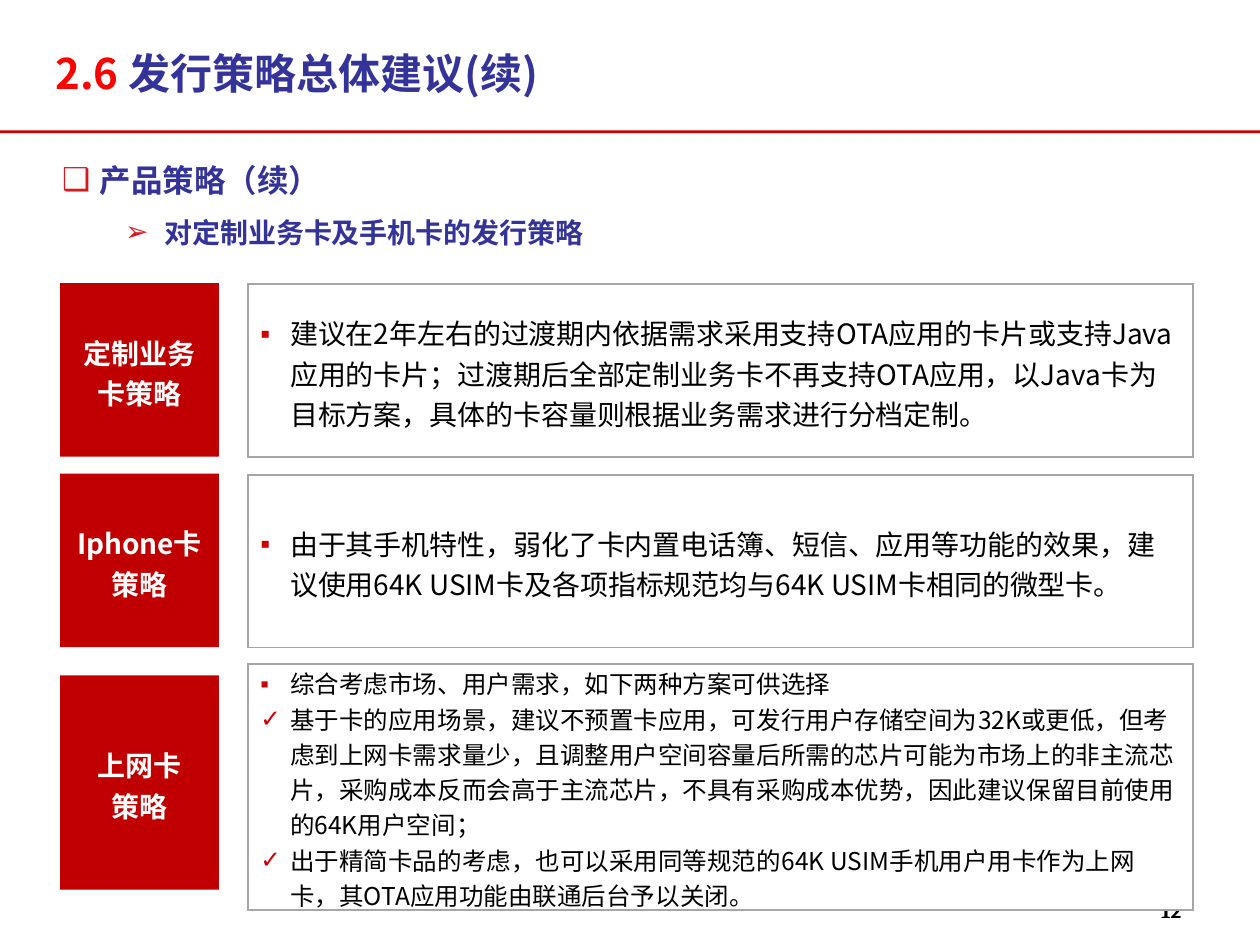
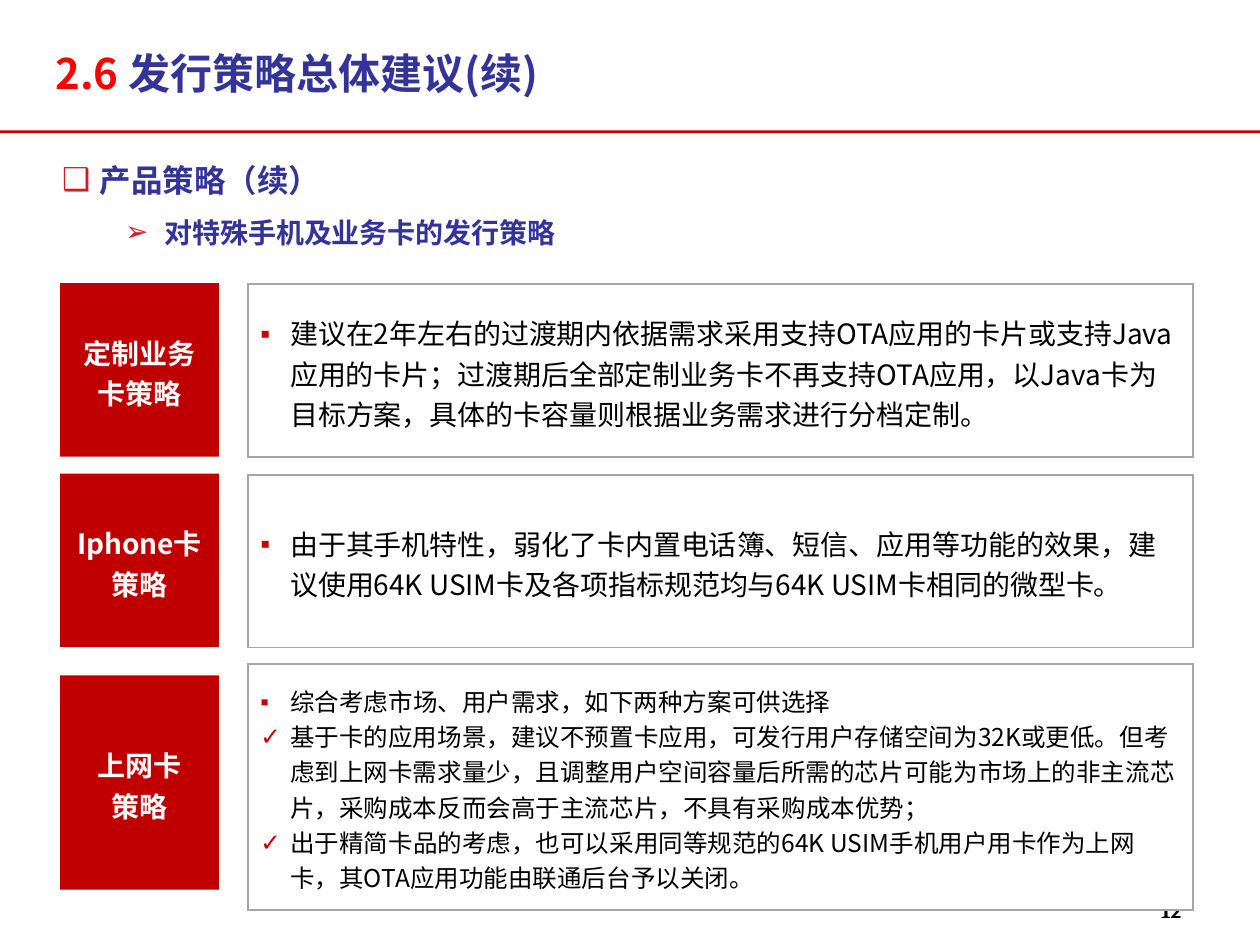
Before and after one commit to momo1101/unicardsrch, a slide deck: slide 12 of 软课题文本/软课题-中国联通电信卡业务及策略研究.ppt. Drawn at 1260x945 pixels with LibreOffice and Linux fonts; fonts in the diff are those of the drawing; background and template pictures are left out. Boxes give left, top, right and bottom in pixels: in the first picture for what was removed or moved away, otherwise in the second. Text is boxed around its words. In the diff, an @@ line names an element or a change of style, - is before the commit and + after.

```diff
--- a/软课题文本/软课题-中国联通电信卡业务及策略研究.ppt
+++ b/软课题文本/软课题-中国联通电信卡业务及策略研究.ppt
@@ text at [165,219,556,246]: text changed @@
-  ➢ 对定制业务卡及手机卡的发行策略
+  ➢ 对特殊手机及业务卡的发行策略
@@ text in rectangle at [290,725,1174,821]: text changed @@
-✓ 基于卡的应用场景，建议不预置卡应用，可发行用户存储空间为32K或更低，但考虑到上网卡需求量少，且调整用户空间容量后所需的芯片可能为市场上的非主流芯片，采购成本反而会高于主流芯片，不具有采购成本优势，因此建议保留目前使用的64K用户空间；
+✓ 基于卡的应用场景，建议不预置卡应用，可发行用户存储空间为32K或更低。但考虑到上网卡需求量少，且调整用户空间容量后所需的芯片可能为市场上的非主流芯片，采购成本反而会高于主流芯片，不具有采购成本优势；
```
Also in this commit, not shown: 11 other slides changed.
